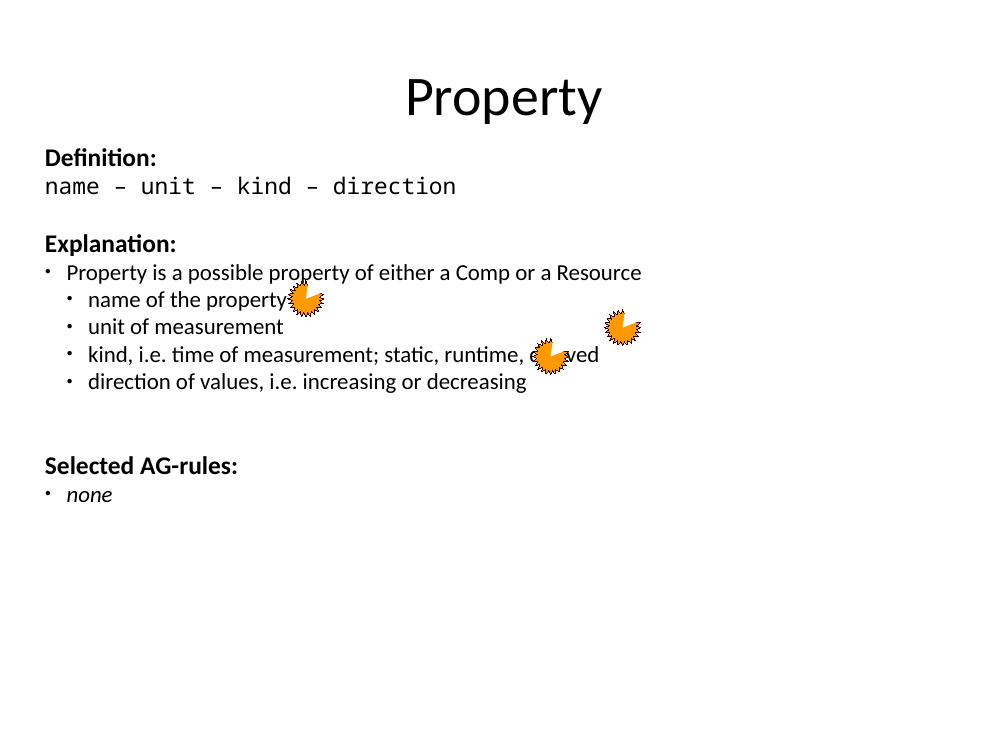
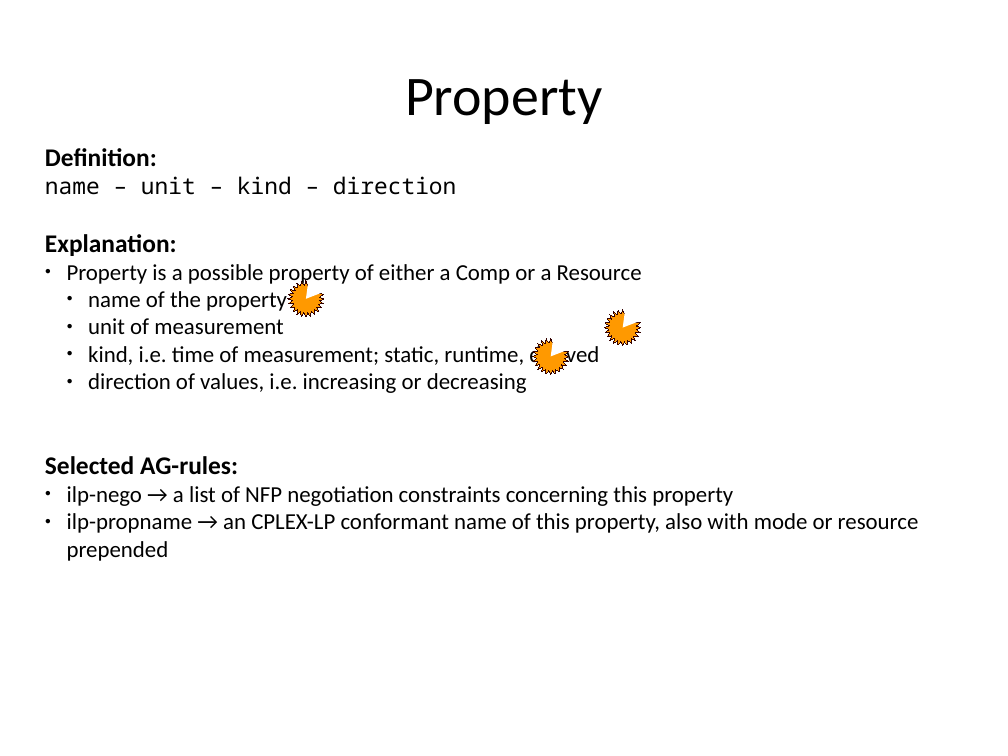
Before and after one commit to rene-schoene/racr-mquat, a slide deck: slide 27 of doc/the-model.odp. Drawn at 1008x756 pixels with LibreOffice and Linux fonts; fonts in the diff are those of the drawing. Boxes give left, top, right and bottom in pixels: in the first picture for what was removed or moved away, otherwise in the second. Text is boxed around its words. In the diff, an @@ line names an element or a change of style, - is before the commit and + after.

```diff
--- a/doc/the-model.odp
+++ b/doc/the-model.odp
@@ text at [67, 486, 919, 561]: text changed; italic off @@
-● none
+● ilp-nego → a list of NFP negotiation constraints concerning this property
+● ilp-propname → an CPLEX-LP conformant name of this property, also with mode or resource prepended
```
Also in this commit, not shown: 8 other slides changed, 1 slide added.
